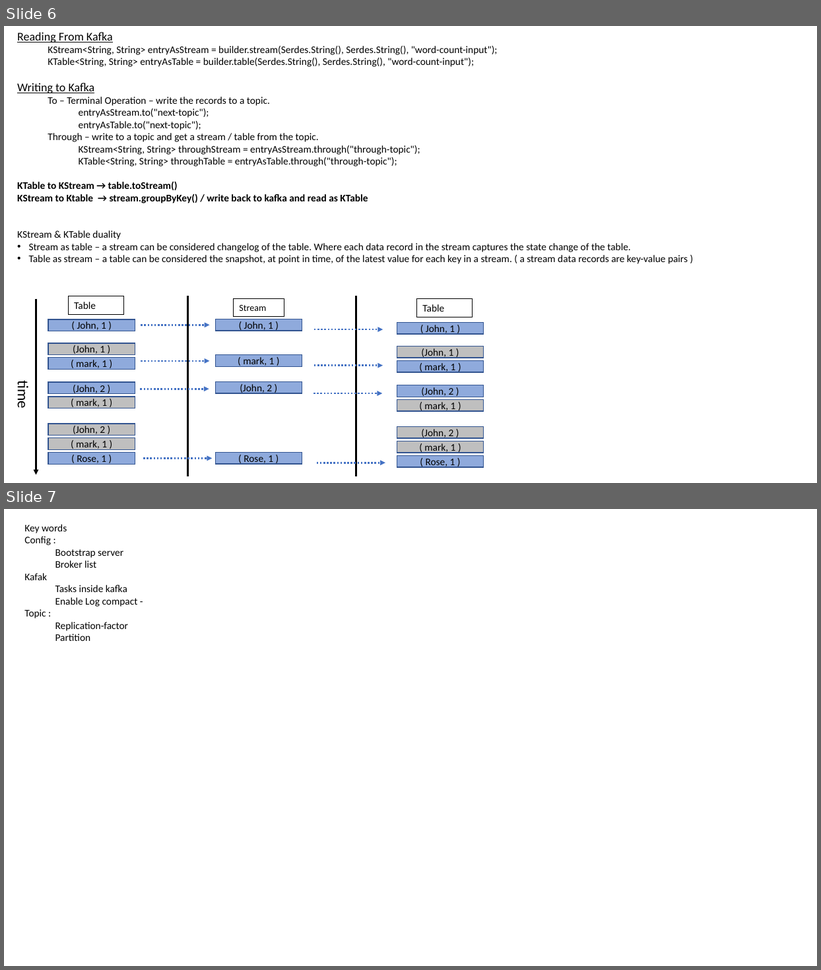
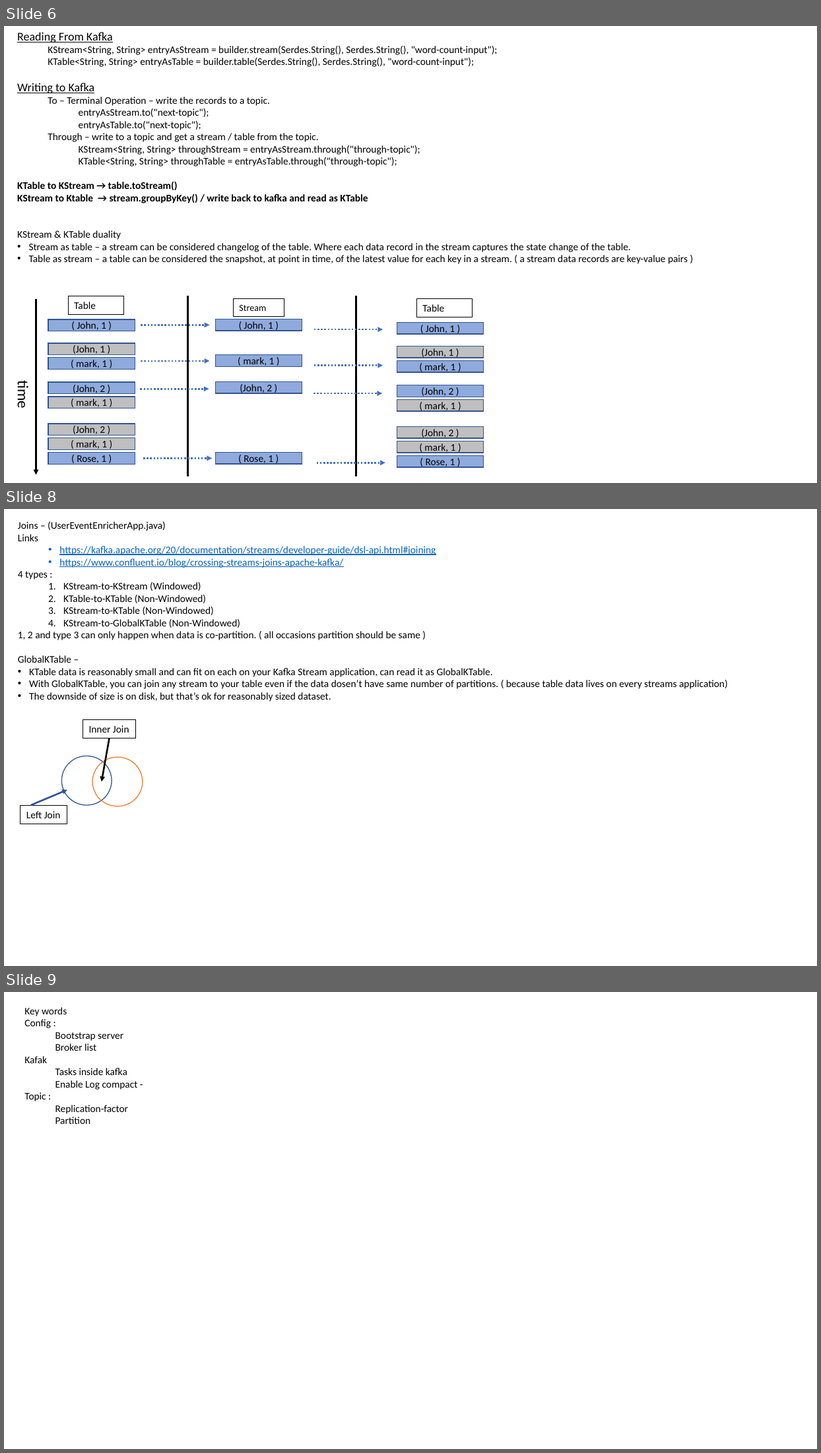
Before and after one commit to TechCR-Tutorial/learn-kafka-stream, a slide deck: Kafka_learn.pptx. Shown one above the other, each under a label of ours: slides 6 and 7 before the commit, slides 6, 8 and 9 after it; the slides between them are not shown. The pictures are 821x970 and 821x1453 pixels, drawn with LibreOffice and Linux fonts; fonts in the diff are those of the drawing. Boxes give left, top, right and bottom in pixels: in the first picture for what was removed or moved away, otherwise in the second. Text is boxed around its words. In the diff, an @@ line names an element or a change of style, - is before the commit and + after.

```diff
--- a/Kafka_learn.pptx
+++ b/Kafka_learn.pptx
@@ slide 8 added at (4, 509, 817, 966), background #FFFFFF @@
@@ text added at (18, 522, 728, 702), 12 pt, text #000000 @@
+Joins – (UserEventEnricherApp.java)
+Links
+  • https://kafka.apache.org/20/documentation/streams/developer-guide/dsl-api.html#joining
+  • https://www.confluent.io/blog/crossing-streams-joins-apache-kafka/
+4 types :
+  1. KStream-to-KStream (Windowed)
+  2. KTable-to-KTable (Non-Windowed)
+  3. KStream-to-KTable (Non-Windowed)
+  4. KStream-to-GlobalKTable (Non-Windowed)
+1, 2 and type 3 can only happen when data is co-partition. ( all occasions partition should be same )
+GlobalKTable –
+• KTable data is reasonably small and can fit on each on your Kafka Stream application, can read it as GlobalKTable.
+• With GlobalKTable, you can join any stream to your table even if the data dosen’t have same number of partitions. ( because table data lives on every streams application)
+• The downside of size is on disk, but that’s ok for reasonably sized dataset.
@@ group added at (20, 720, 143, 824): 2 ellipses, 2 rectangles, 2 arrows @@
+Inner Join
+Left Join
@@ what was slide 7 is now slide 9 @@
```
Also in this commit, not shown: 1 other slide added, 12 other files.
